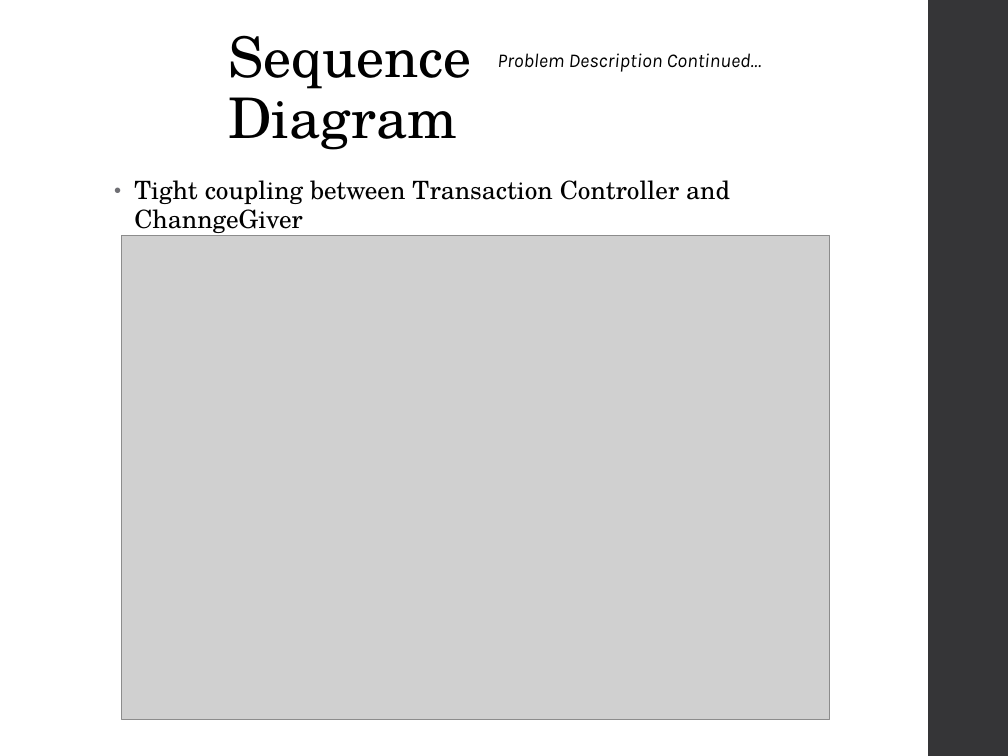
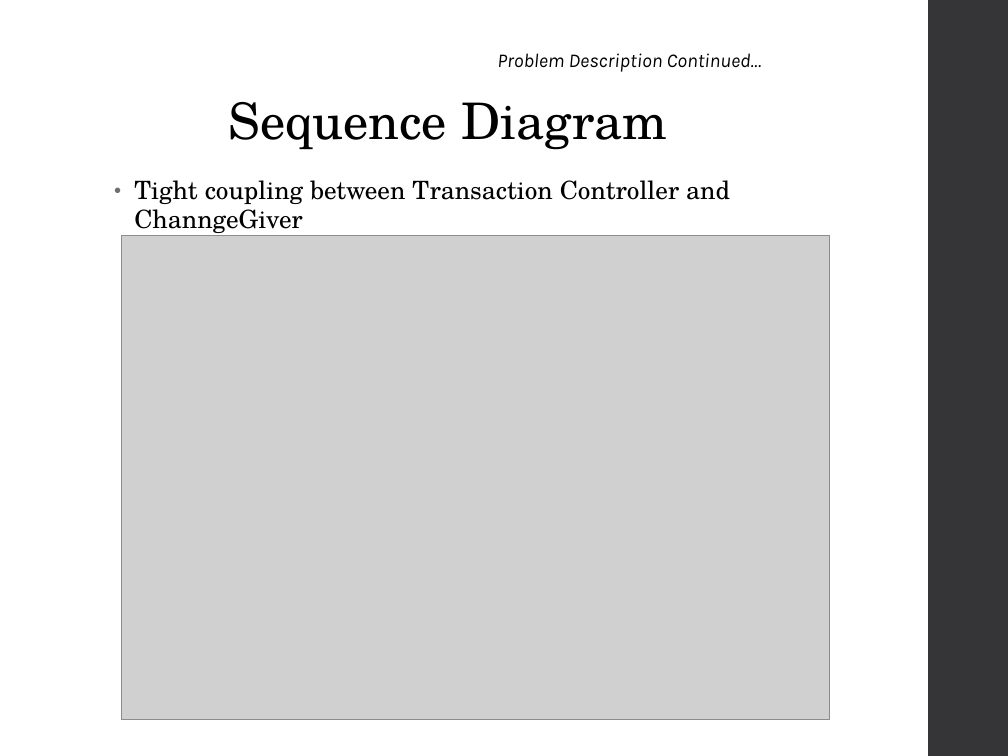
Before and after one commit to chenghao1983/VMCS_CA_PT4, a slide deck: slide 3 of PT4- Presentation - 01-09-2016.ppt. Drawn at 1008x756 pixels with LibreOffice and Linux fonts; fonts in the diff are those of the drawing; grey boxes stand for pictures. Boxes give left, top, right and bottom in pixels: in the first picture for what was removed or moved away, otherwise in the second. Text is boxed around its words. In the diff, an @@ line names an element or a change of style, - is before the commit and + after.

```diff
--- a/PT4- Presentation - 01-09-2016.ppt
+++ b/PT4- Presentation - 01-09-2016.ppt
@@ title "Sequence Diagram" at (x1=228, y1=102, x2=667, y2=150): size 40 to 36 pt @@
```
Also in this commit, not shown: 1 other slide changed, 3 slides added, 1 slide removed.
